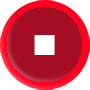
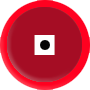
Two versions of the same layered image (90 x 90). Layer-by-layer changes:
added layer "Layer 5" above "Brightness/Contrast 1" over [40, 40, 50, 50]
